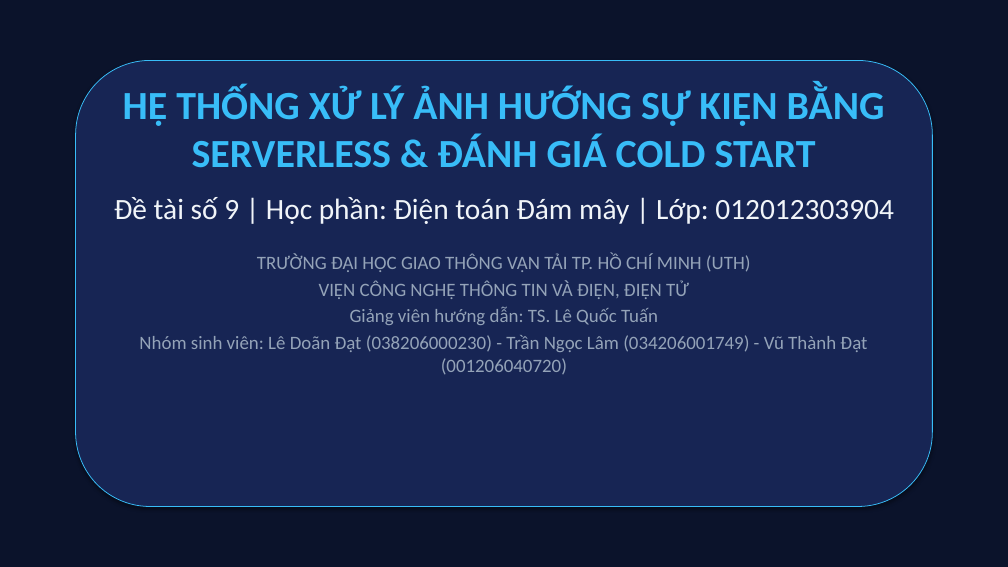
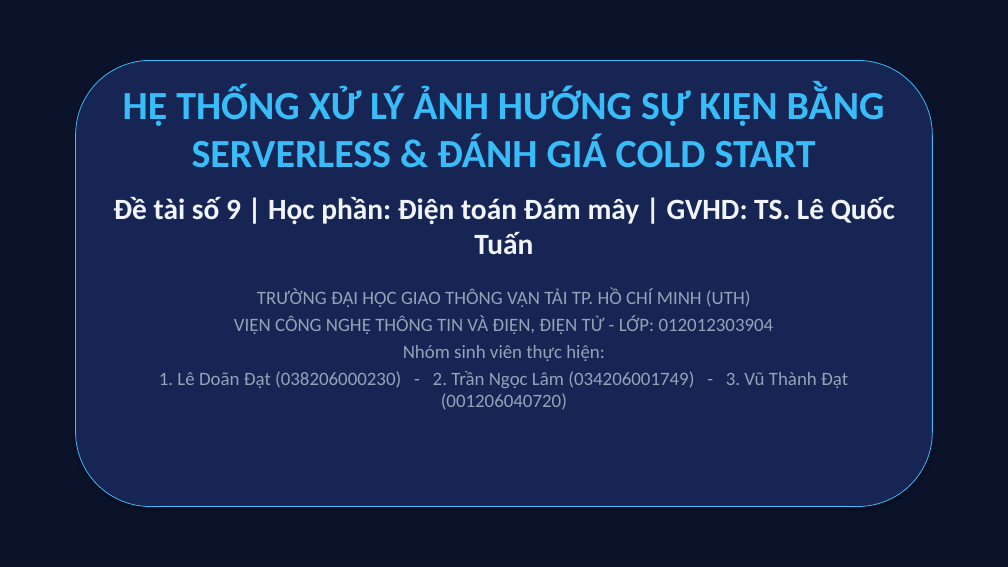
Before and after one commit to datdanghoccode/DTDM_XuLyAnh_Serverless, a slide deck: slide 1 of docs/DTDM_ThuyetTrinh_DeTai9.pptx. Drawn at 1008x567 pixels with LibreOffice and Linux fonts; fonts in the diff are those of the drawing. Boxes give left, top, right and bottom in pixels: in the first picture for what was removed or moved away, otherwise in the second. Text is boxed around its words. In the diff, an @@ line names an element or a change of style, - is before the commit and + after.

```diff
--- a/docs/DTDM_ThuyetTrinh_DeTai9.pptx
+++ b/docs/DTDM_ThuyetTrinh_DeTai9.pptx
@@ text at (113,197,895,255): text changed; bold on @@
-Đề tài số 9 | Học phần: Điện toán Đám mây | Lớp: 012012303904
+Đề tài số 9 | Học phần: Điện toán Đám mây | GVHD: TS. Lê Quốc Tuấn
@@ text at (159,315,848,409): text changed @@
-VIỆN CÔNG NGHỆ THÔNG TIN VÀ ĐIỆN, ĐIỆN TỬ
-Giảng viên hướng dẫn: TS. Lê Quốc Tuấn
-Nhóm sinh viên: Lê Doãn Đạt (038206000230) - Trần Ngọc Lâm (034206001749) - Vũ Thành Đạt (001206040720)
+VIỆN CÔNG NGHỆ THÔNG TIN VÀ ĐIỆN, ĐIỆN TỬ - LỚP: 012012303904
+Nhóm sinh viên thực hiện:
+1. Lê Doãn Đạt (038206000230) - 2. Trần Ngọc Lâm (034206001749) - 3. Vũ Thành Đạt (001206040720)
```
Also in this commit, not shown: 8 other slides changed, 4 slides added, 4 slides removed, 3 other files.
